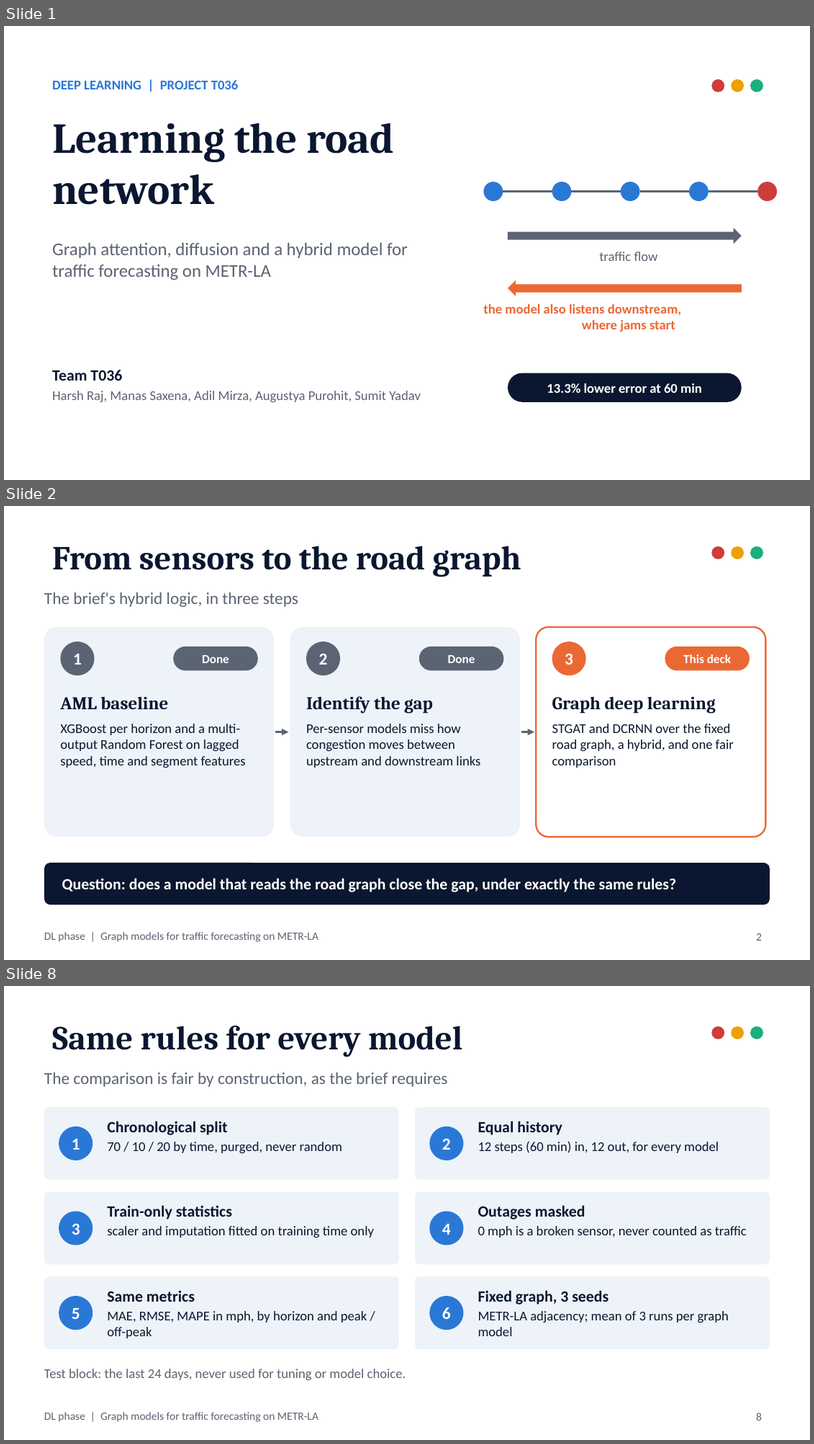
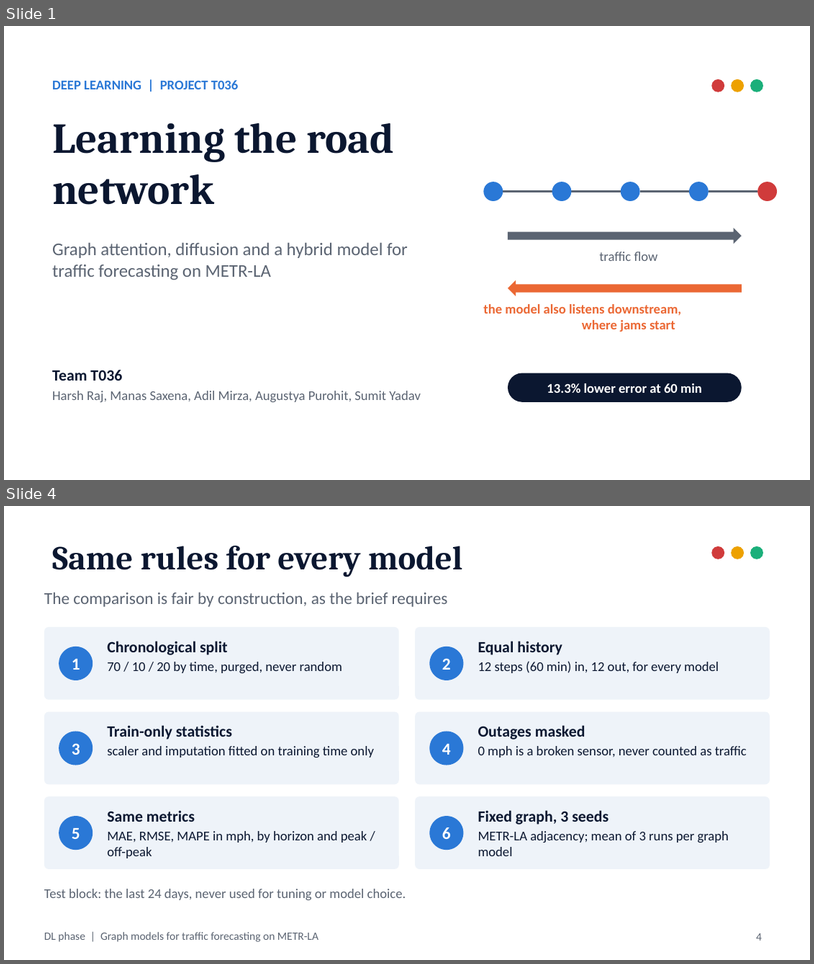
Before and after one commit to ManasSaxena14/MetroFlow_MachineAndDeepLearning, a slide deck: docs/presentation/DL_Graph_Models.pptx. Shown one above the other, each under a label of ours: slides 1, 2 and 8 before the commit, slides 1 and 4 after it; the slides between them are not shown. The pictures are 814x1444 and 814x964 pixels, drawn with LibreOffice and Linux fonts; fonts in the diff are those of the drawing. Boxes give left, top, right and bottom in pixels: in the first picture for what was removed or moved away, otherwise in the second. Text is boxed around its words. In the diff, an @@ line names an element or a change of style, - is before the commit and + after.

Commit message:
Slides: condense the DL deck to 18 slides with full coverage
Merge the gap and propagation slides, present STGAT, DCRNN and the hybrid
on one slide, fold peak vs off-peak into the results table and the DCRNN
reproduction into the significance slide, and add the sensor-level error
result to the congestion-map slide. Update the README accordingly.

```diff
--- a/docs/presentation/DL_Graph_Models.pptx
+++ b/docs/presentation/DL_Graph_Models.pptx
@@ slide 2 removed at box(4, 506, 810, 960), background #FFFFFF; not listed: 1 template element that a slide beside it also shows @@
@@ title removed at box(52, 546, 521, 577) @@
-From sensors to the road graph
@@ ellipse removed at box(712, 546, 725, 559) @@
@@ ellipse removed at box(731, 546, 744, 559) @@
@@ ellipse removed at box(751, 546, 764, 559) @@
@@ text removed at box(44, 592, 298, 607) @@
-The brief's hybrid logic, in three steps
@@ rounded rectangle removed at box(44, 627, 274, 836) @@
@@ rounded rectangle removed at box(291, 627, 520, 836) @@
@@ rounded rectangle removed at box(536, 627, 766, 836) @@
@@ ellipse removed at box(60, 641, 94, 675) @@
@@ text removed at box(73, 654, 82, 664) @@
-1
@@ rounded rectangle removed at box(173, 646, 258, 670) @@
@@ text removed at box(202, 655, 229, 663) @@
-Done
@@ ellipse removed at box(306, 641, 340, 675) @@
@@ text removed at box(319, 653, 328, 664) @@
-2
@@ rounded rectangle removed at box(419, 646, 504, 670) @@
@@ text removed at box(448, 655, 476, 663) @@
-Done
@@ ellipse removed at box(553, 641, 586, 675) @@
@@ text removed at box(565, 653, 574, 664) @@
-3
@@ rounded rectangle removed at box(665, 646, 750, 670) @@
@@ text removed at box(684, 654, 731, 663) @@
-This deck
@@ text removed at box(60, 696, 246, 767) @@
-AML baseline
-XGBoost per horizon and a multi-output Random Forest on lagged speed, time and segment features
@@ text removed at box(306, 696, 481, 767) @@
-Identify the gap
-Per-sensor models miss how congestion moves between upstream and downstream links
@@ text removed at box(553, 696, 734, 767) @@
-Graph deep learning
-STGAT and DCRNN over the fixed road graph, a hybrid, and one fair comparison
@@ arrow removed from (275, 732) to (288, 732) @@
@@ arrow removed from (522, 732) to (535, 732) @@
@@ rounded rectangle removed at box(44, 862, 770, 904) @@
@@ text removed at box(62, 878, 677, 892) @@
-Question: does a model that reads the road graph close the gap, under exactly the same rules?
@@ page number removed at box(756, 933, 762, 940) @@
-2
@@ what was slide 8 is now slide 4 @@
@@ page number at box(756, 933, 762, 940): text changed @@
-8
+4
```
Also in this commit, not shown: 5 slides changed, 6 other slides removed, 2 other files.
